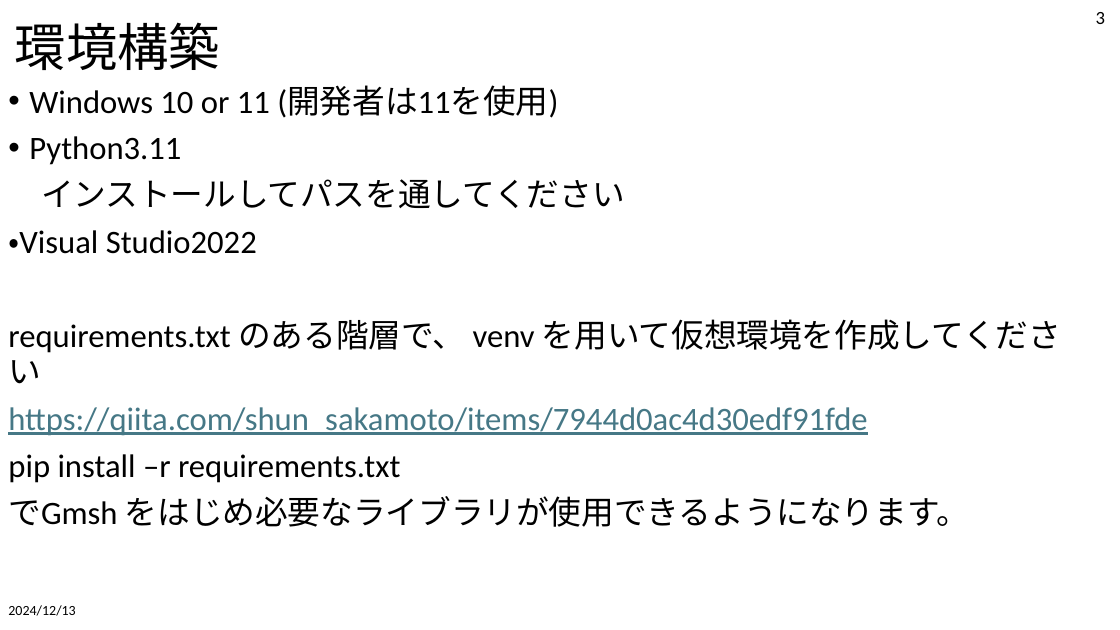
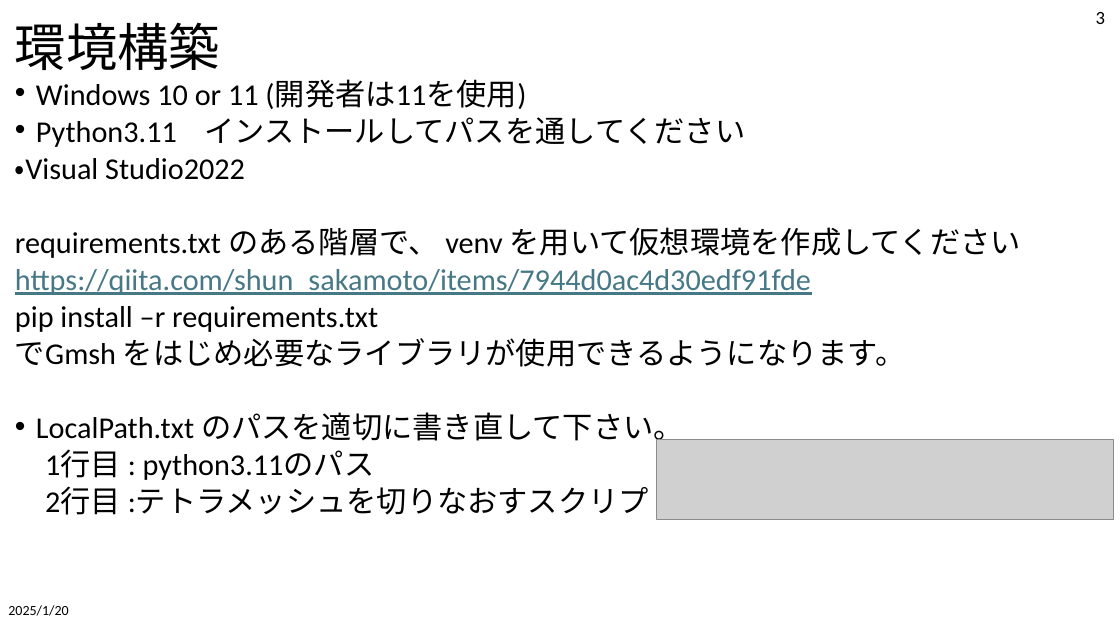
Before and after one commit to tailup7/VMD, a slide deck: slide 3 of SetupAndUsage.pptx. Drawn at 1120x630 pixels with LibreOffice and Linux fonts; fonts in the diff are those of the drawing; grey boxes stand for pictures. Boxes give left, top, right and bottom in pixels: in the first picture for what was removed or moved away, otherwise in the second. Text is boxed around its words. In the diff, an @@ line names an element or a change of style, - is before the commit and + after.

```diff
--- a/SetupAndUsage.pptx
+++ b/SetupAndUsage.pptx
@@ text "Windows 10 or 11 (開発者は11を使用)": place and size @@
-text "Windows 10 or 11 (開発者は11を使用)" at bbox=[8, 86, 1061, 527]
+text "Windows 10 or 11 (開発者は11を使用)" at bbox=[15, 79, 1021, 521]
@@ text at bbox=[15, 79, 1021, 367]: size 28 to 25.9 pt in "Windows 10 or 11 (開発者は11を使用)", "・Visual Studio2022", "requirements.txt のある階層で、 venv を用いて仮想環境を作成してください", "https://qiita.com/shun_sakamoto/items/7944d0ac4d30edf91fde" and 2 more places; line spacing 0.9 to 0.7 @@
@@ text at bbox=[36, 117, 745, 147]: text changed; size 28 to 25.9 pt @@
-• Python3.11
-インストールしてパスを通してください
+• Python3.11 インストールしてパスを通してください
@@ text at bbox=[36, 412, 777, 521]: paragraphs added @@
+• LocalPath.txt のパスを適切に書き直して下さい。
+1行目 : python3.11のパス
+2行目 :テトラメッシュを切りなおすスクリプト のパス
@@ picture added at bbox=[657, 439, 1114, 519] @@
@@ text at bbox=[8, 605, 68, 616]: text changed @@
-2024/12/13
+2025/1/20
```
Also in this commit, not shown: 9 other slides changed, 43 other files.
